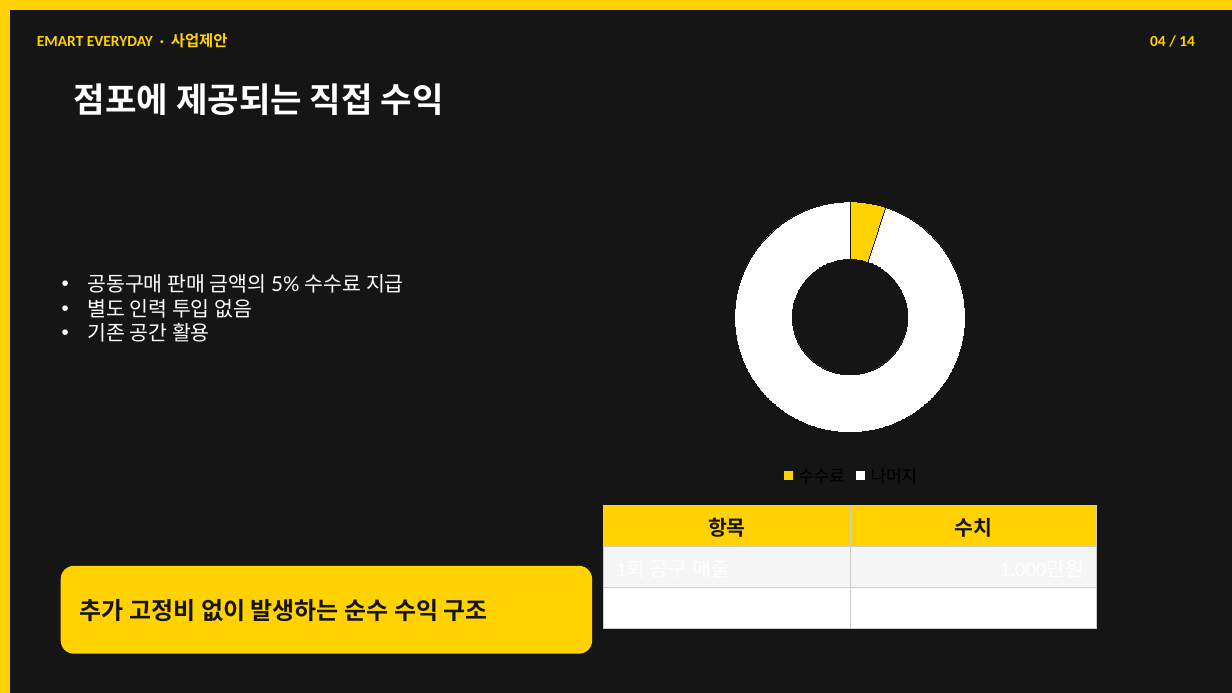
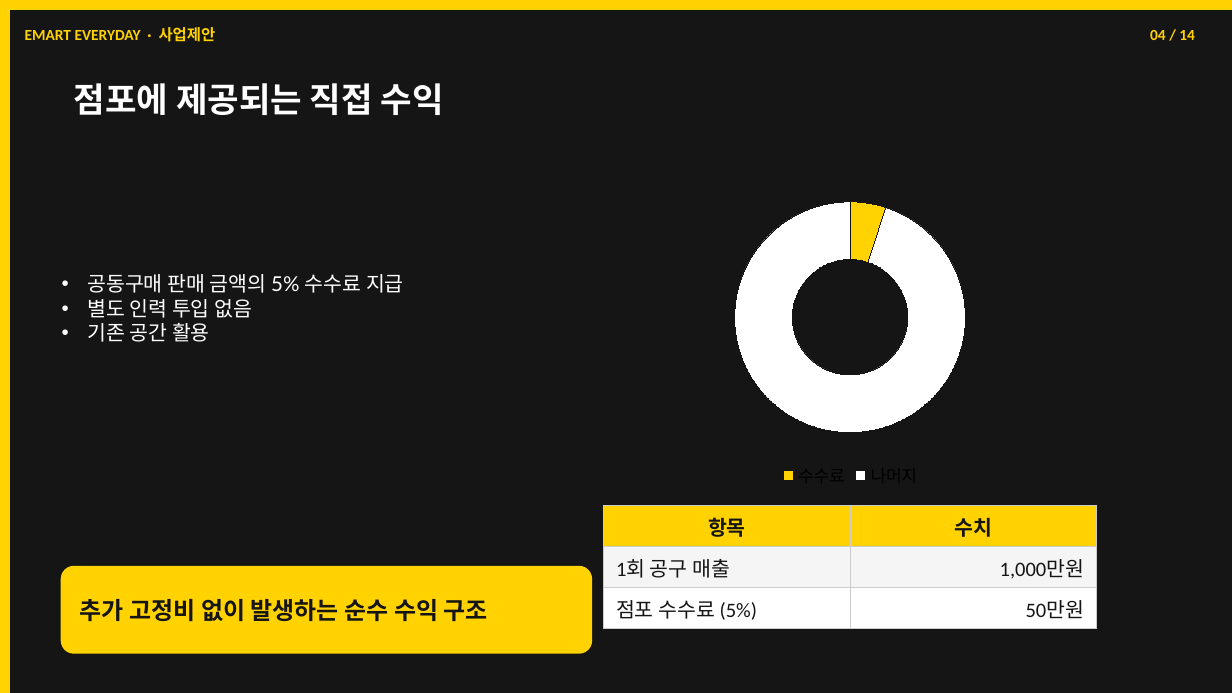
Before and after one commit to dhch777-maker/gagyebu, a slide deck: slide 4 of EMART/이마트에브리데이_사업제안서_v2_260301.pptx. Drawn at 1232x693 pixels with LibreOffice and Linux fonts; fonts in the diff are those of the drawing. Boxes give left, top, right and bottom in pixels: in the first picture for what was removed or moved away, otherwise in the second. Text is boxed around its words. In the diff, an @@ line names an element or a change of style, - is before the commit and + after.

```diff
--- a/EMART/이마트에브리데이_사업제안서_v2_260301.pptx
+++ b/EMART/이마트에브리데이_사업제안서_v2_260301.pptx
@@ text "EMART EVERYDAY · 사업제안": place and size @@
-text "EMART EVERYDAY · 사업제안" at [37, 33, 228, 48]
+text "EMART EVERYDAY · 사업제안" at [25, 27, 216, 42]
@@ text "04 / 14": place and size @@
-text "04 / 14" at [1150, 36, 1195, 46]
+text "04 / 14" at [1150, 30, 1195, 40]
@@ table at [604, 505, 1096, 628] @@
@@ text colour #FFFFFF to #151515 in "1회 공구 매출", "1,000만원", "점포 수수료 (5%)", "50만원" @@
```
Also in this commit, not shown: 13 other slides changed, 1 other file.
